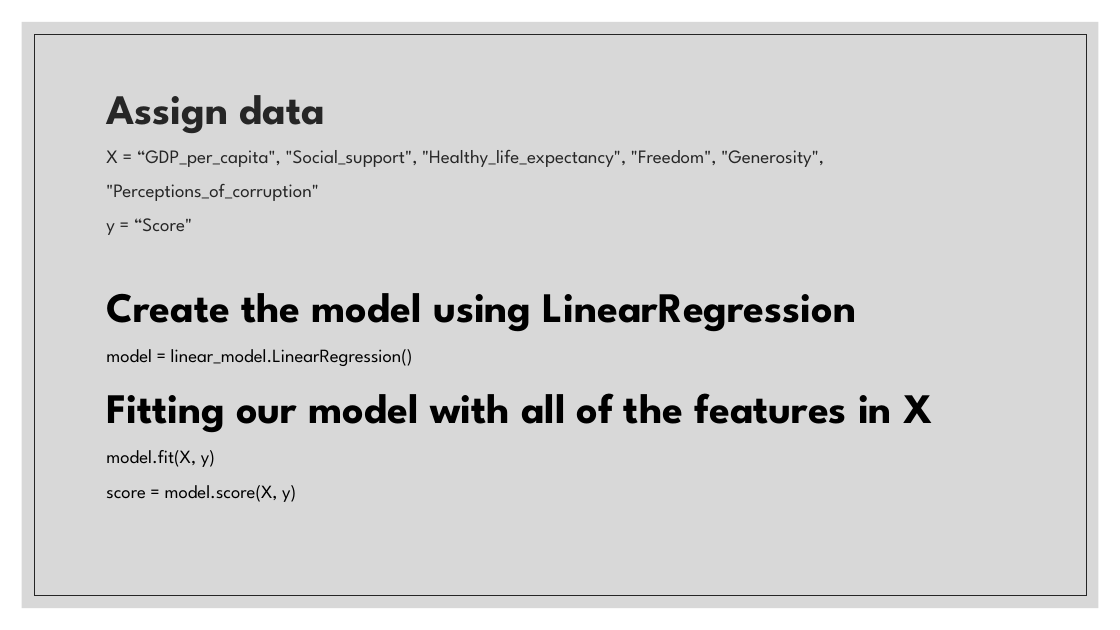
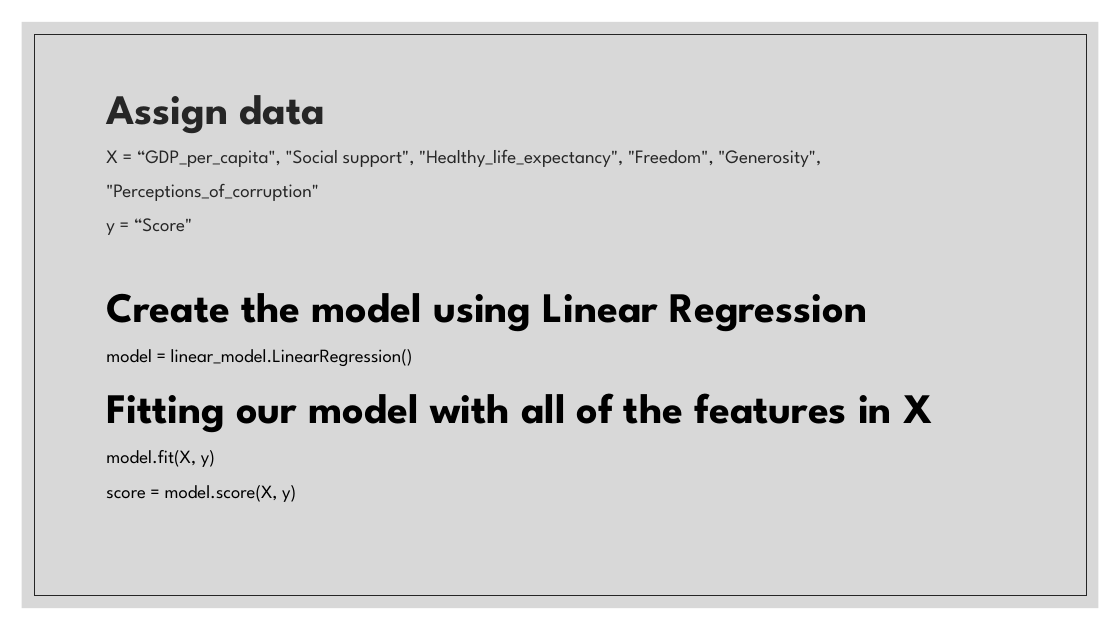
Before and after one commit to Lanpham0110/Final_Project, a slide deck: slide 6 of Final Project Presentation.pptx (slide 5 before the commit). Drawn at 1120x630 pixels with LibreOffice and Linux fonts; fonts in the diff are those of the drawing. Boxes give left, top, right and bottom in pixels: in the first picture for what was removed or moved away, otherwise in the second. Text is boxed around its words. In the diff, an @@ line names an element or a change of style, - is before the commit and + after.

Commit message:
Presentation uploaded

```diff
--- a/Final Project Presentation.pptx
+++ b/Final Project Presentation.pptx
@@ title at [106,95,821,235]: text changed @@
-Assign data
-X = “GDP_per_capita", "Social_support", "Healthy_life_expectancy", "Freedom", "Generosity", "Perceptions_of_corruption"
-y = “Score"
+Assign data
+X = “GDP_per_capita", "Social support", "Healthy_life_expectancy", "Freedom", "Generosity", "Perceptions_of_corruption"
+y = “Score"
@@ text at [106,293,867,332]: spaces changed @@
-Create the model using LinearRegression
+Create the model using Linear Regression
```
Also in this commit, not shown: 2 slides added, 1 other file.
